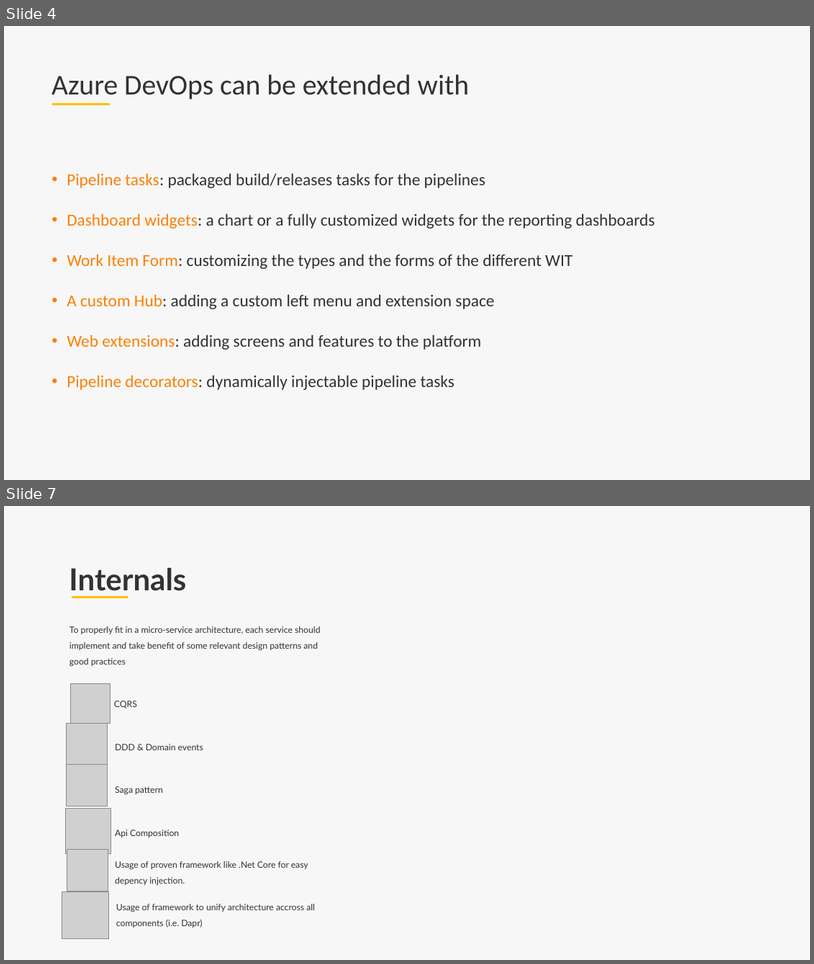
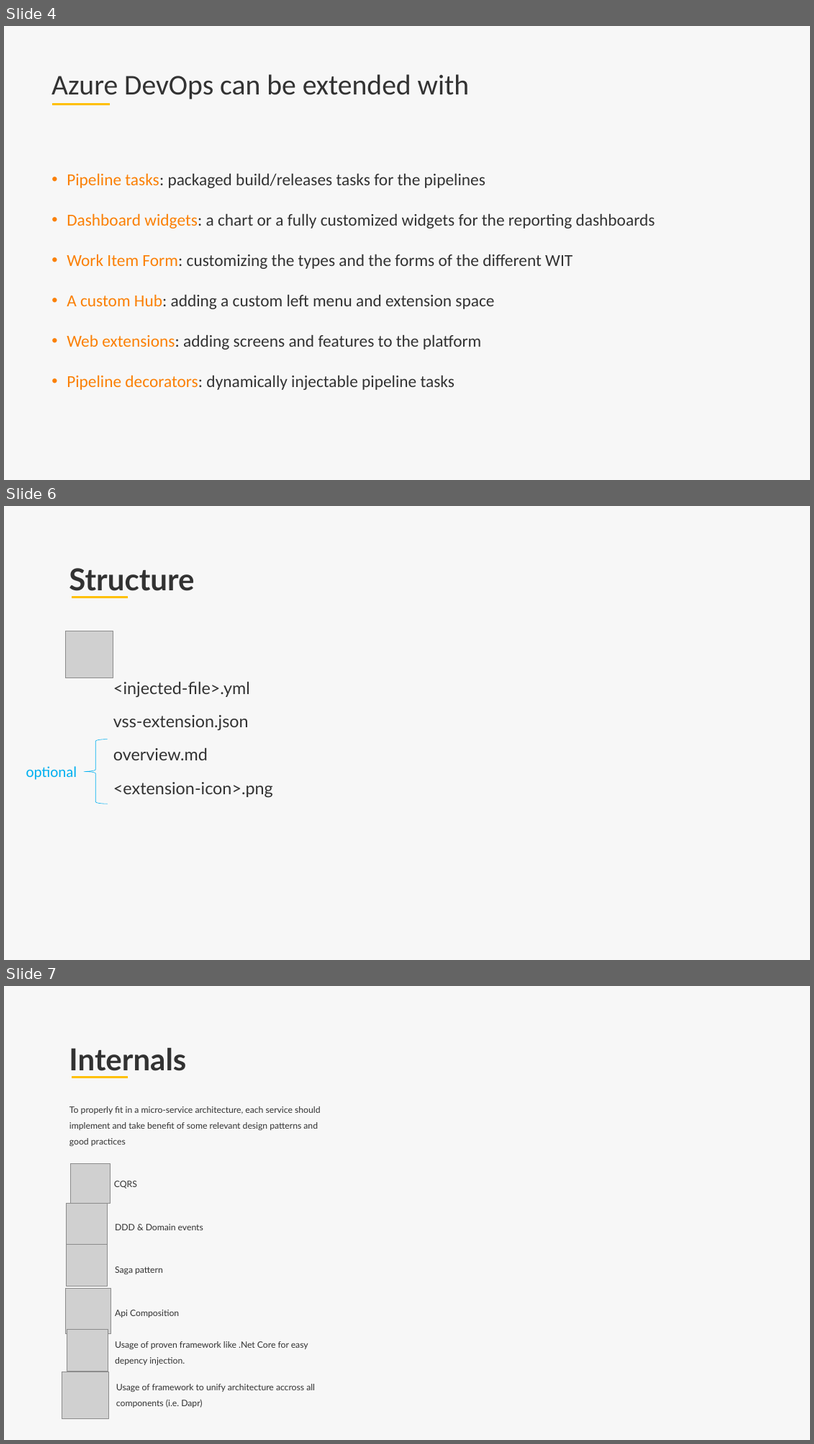
Before and after one commit to lgmorand/azure-devops-pipeline-decorators, a slide deck: presentation/Azure DevOps - pipeline decorators.pptx. Shown one above the other, each under a label of ours: slides 4 and 7 before the commit, slides 4, 6 and 7 after it; the slides between them are not shown. The pictures are 814x964 and 814x1444 pixels, drawn with LibreOffice and Linux fonts; fonts in the diff are those of the drawing; grey boxes stand for pictures; background and template pictures are left out. Boxes give left, top, right and bottom in pixels: in the first picture for what was removed or moved away, otherwise in the second. Text is boxed around its words. In the diff, an @@ line names an element or a change of style, - is before the commit and + after.

```diff
--- a/presentation/Azure DevOps - pipeline decorators.pptx
+++ b/presentation/Azure DevOps - pipeline decorators.pptx
@@ slide 6 added at box(4, 506, 810, 960), background #F7F7F7 @@
@@ text added at box(69, 568, 194, 591), 36 pt, text #323232, bold @@
+Structure
@@ line added from (72, 597) to (128, 597), #FFC000 2.25 pt @@
@@ picture added at box(66, 631, 113, 678) @@
@@ text added at box(113, 682, 250, 698), 20 pt, text #323232 @@
+<injected-file>.yml
@@ text added at box(113, 715, 249, 731), 20 pt, text #323232 @@
+vss-extension.json
@@ left brace added at box(84, 739, 108, 803), outline #00B0F0 0.5 pt @@
@@ text added at box(113, 748, 208, 760), 20 pt, text #323232 @@
+overview.md
@@ text added at box(26, 766, 77, 780), 18 pt, text #00B0F0 @@
+optional
@@ text added at box(113, 782, 273, 798), 20 pt, text #323232 @@
+<extension-icon>.png
```
Also in this commit, not shown: 8 other slides added, 3 slides removed, 2 other files.
